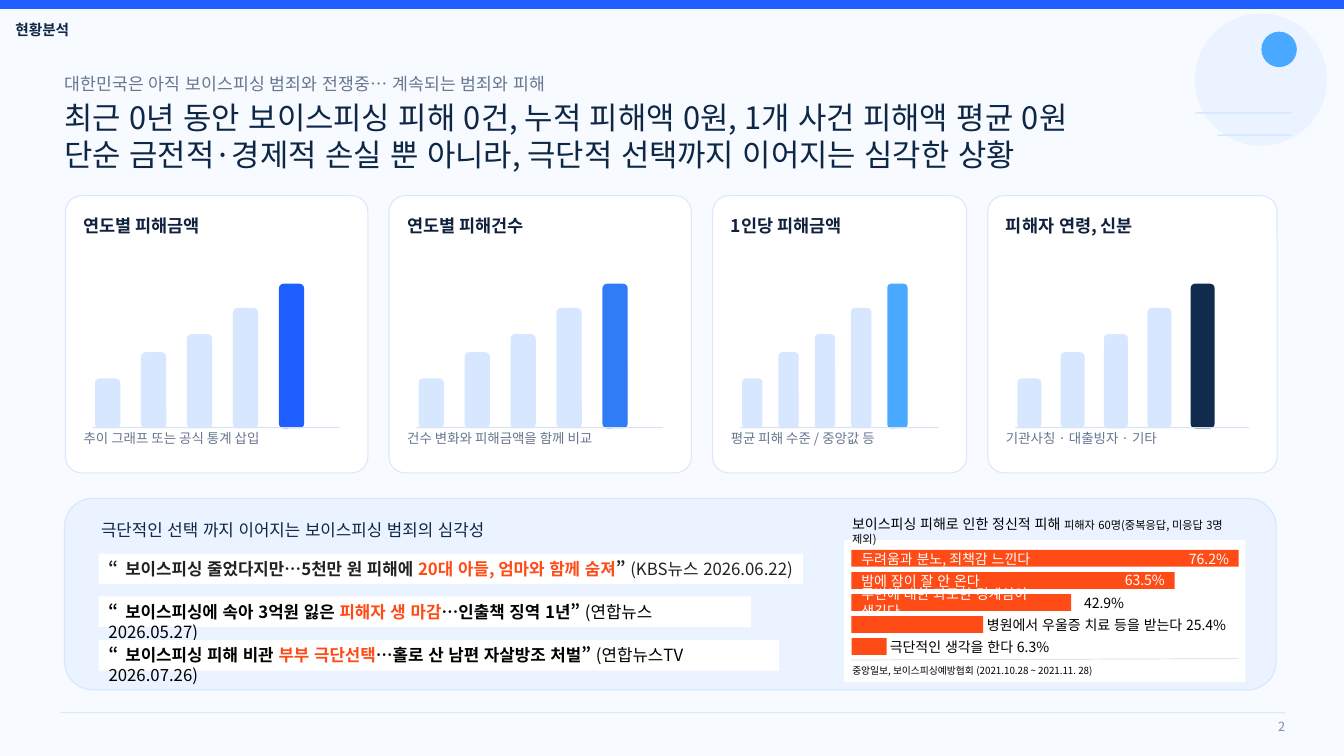
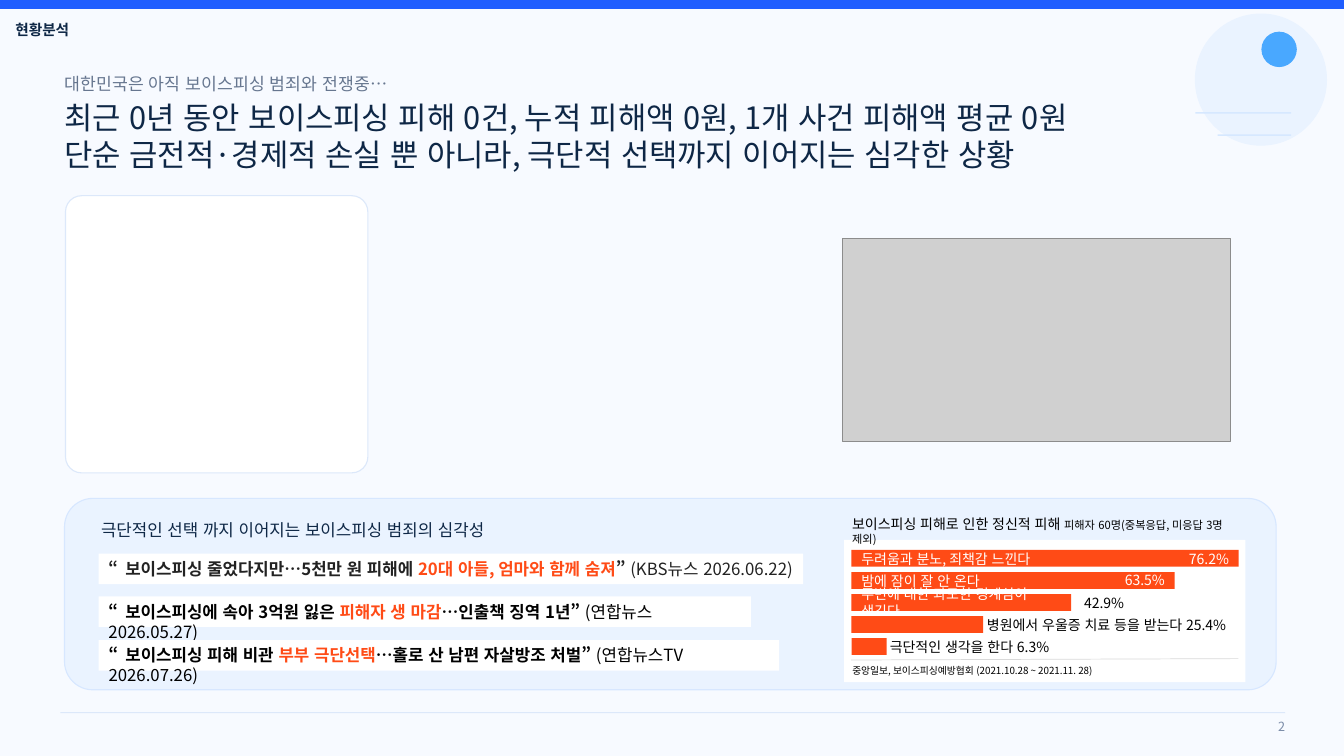
Before and after one commit to hamhj7694/AIXTeamProject2, a slide deck: slide 2 of 01_docs/01_proposal/01.frow/03_제안서 본작성.pptx. Drawn at 1344x756 pixels with LibreOffice and Linux fonts; fonts in the diff are those of the drawing; grey boxes stand for pictures. Boxes give left, top, right and bottom in pixels: in the first picture for what was removed or moved away, otherwise in the second. Text is boxed around its words. In the diff, an @@ line names an element or a change of style, - is before the commit and + after.

```diff
--- a/01_docs/01_proposal/01.frow/03_제안서 본작성.pptx
+++ b/01_docs/01_proposal/01.frow/03_제안서 본작성.pptx
@@ text at bbox=[64, 76, 387, 92]: text changed @@
-대한민국은 아직 보이스피싱 범죄와 전쟁중… 계속되는 범죄와 피해
+대한민국은 아직 보이스피싱 범죄와 전쟁중…
@@ rounded rectangle removed at bbox=[713, 196, 967, 473] @@
@@ rounded rectangle removed at bbox=[988, 196, 1277, 473] @@
@@ text removed at bbox=[731, 217, 841, 234] @@
-1인당 피해금액
@@ picture added at bbox=[843, 238, 1231, 441] @@
@@ text removed at bbox=[1006, 217, 1133, 236] @@
-피해자 연령, 신분
@@ rounded rectangle removed at bbox=[888, 284, 907, 427] @@
@@ rounded rectangle removed at bbox=[1192, 284, 1214, 427] @@
@@ rounded rectangle removed at bbox=[852, 309, 871, 427] @@
@@ rounded rectangle removed at bbox=[1148, 309, 1171, 427] @@
@@ rounded rectangle removed at bbox=[779, 353, 799, 427] @@
@@ rounded rectangle removed at bbox=[816, 335, 835, 427] @@
@@ rounded rectangle removed at bbox=[1062, 353, 1084, 427] @@
@@ rounded rectangle removed at bbox=[1105, 335, 1127, 427] @@
@@ rounded rectangle removed at bbox=[743, 379, 762, 427] @@
@@ rounded rectangle removed at bbox=[1018, 379, 1041, 427] @@
@@ group removed at bbox=[84, 196, 692, 473]: 11 rounded rectangles, 4 texts, 2 lines @@
-연도별 피해금액
-추이 그래프 또는 공식 통계 삽입
-연도별 피해건수
-건수 변화와 피해금액을 함께 비교
@@ text removed at bbox=[731, 432, 874, 444] @@
-평균 피해 수준 / 중앙값 등
@@ line removed from (740, 427) to (939, 427) @@
@@ text removed at bbox=[1006, 432, 1157, 444] @@
-기관사칭 · 대출빙자 · 기타
@@ line removed from (1015, 427) to (1249, 427) @@
```
Also in this commit, not shown: 4 other slides changed, 2 slides added, 3 slides removed, 2 other files.
